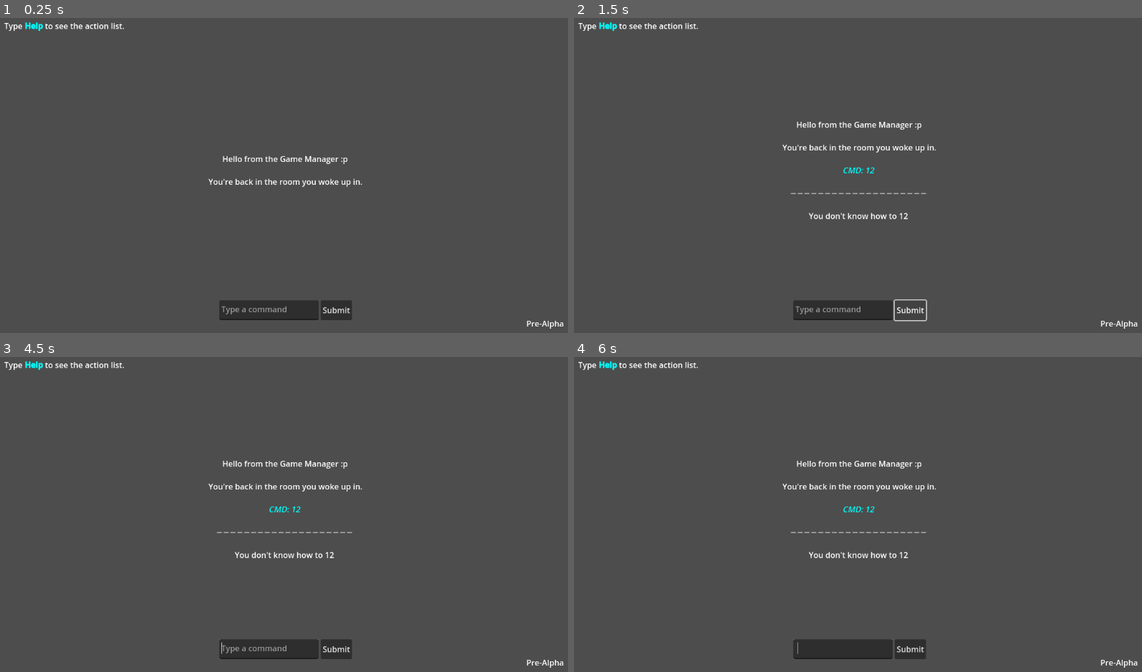
Above: before the commit, frames 1-4 (two rows, left to right).
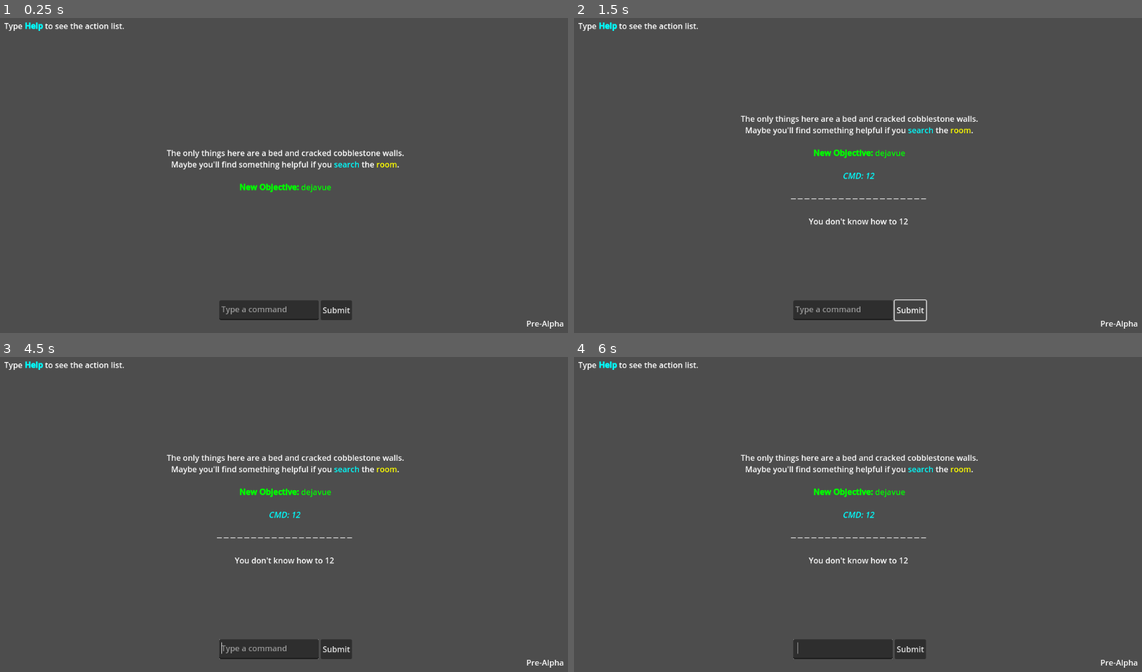
Above: after the commit, the same moments.

Repository: Uraxii/mouse
Game: Godot game, scene res://scenes/main.tscn
Two runs of this game, one before a commit and one after it. Both use one fixed random seed, a clock stepped at 60 frames per second and the inputs below.
Inputs (mouse positions are in pixels of both pictures, inside the frame that each line leads up to):
- Up to frame 1 (0.25 s): no input
- Up to frame 2 (1.5 s): click (840, 310) at 0.52 s; type "12" at 0.6 s; click "Submit" at 1.25 s
- Up to frame 3 (4.5 s): click "Submit" at 2 s; click "Submit" at 2.75 s; tap Enter at 3.5, 3.6 s; move the mouse to (284, 514) at 3.52 s; click (284, 514) at 3.67 s; tap Space at 4.25 s; move the mouse to (266, 649) at 4.27 s; tap Keypad Enter at 4.35 s; click (266, 649) at 4.42 s
- Up to frame 4 (6 s): tap Enter at 5, 5.1 s; move the mouse to (914, 445) at 5.02 s; click (914, 445) at 5.17 s; tap Space at 5.75 s; move the mouse to (829, 580) at 5.77 s; tap Keypad Enter at 5.85 s; click (829, 580) at 5.92 s

The runs differ from the first frame. In frame 1, 1.5% of the frame differs, in the area x 29-72%, y 41-56%; in frame 2, 2.1%, in the area x 29-72%, y 30-66%; in frame 3, 2.1%; in frame 4, 2.1%.
Error in both runs: Invalid access of index '0' on a base object of type: 'PackedStringArray'. (res://scripts/globals/interface/command_input.gd:29)

Commit message:
Fixed some new bugs

Diff:
--- a/resources/maps/m1/rooms/m1_r1.tres
+++ b/resources/maps/m1/rooms/m1_r1.tres
@@ -19,9 +19,9 @@
 script = ExtResource("1_e3sk3")
 id = 0
 display_name = "Bedroom"
-description = "The only things here are a bed and cracked cobblestone walls.
+description = "You're back in the room you woke up in."
+entrance_text = "The only things here are a bed and cracked cobblestone walls.
 Maybe you'll find something helpful if you [color=cyan]search[/color] the [color=yellow]room[/color]."
-entrance_text = "You're back in the room you woke up in."
 empty_room_text = "There's nothing here besides dust and an uneasy feeling."
 search_text = "The room is musty... and humid... some ground water seeps through the stone walls."
 connections = Array[int]([])
--- a/scripts/globals/event_manager.gd
+++ b/scripts/globals/event_manager.gd
@@ -1,4 +1,3 @@
-# scripts/globals/event_manager.gd
 class_name EventManager
 
 var max_history_size := 100
@@ -132,6 +131,8 @@
 
     if player.add_item(item):
         signals.message.emit("The [color=yellow]%s[/color] was placed into your bag." % item.get_display_name())
+        # Emit objective progress for pickup actions
+        signals.objective_progress.emit("pickup", target_str)
     else:
         # Put it back if we couldn't add it
         player.current_room.drop_item(item)
@@ -141,11 +142,14 @@
     if not target_str or target_str.to_lower() == "room":
         if player.current_room:
             signals.message.emit(player.current_room.search())
+            # Emit objective progress for search actions
+            signals.objective_progress.emit("search", "room")
         return
 
     var target = _find_target(target_str)
     if target and target.has_method("search"):
         signals.message.emit(target.search())
+        signals.objective_progress.emit("search", target_str)
     else:
         signals.message.emit("Cannot search that!")
 
@@ -175,6 +179,9 @@
     var result = item.use_on(target, player)
     signals.message.emit(result)
 
+    # Emit objective progress for use actions
+    signals.objective_progress.emit("use", item_name + " on " + target_name)
+
 func go_through(target_str: String) -> void:
     if not target_str:
         signals.message.emit("Go through what?")
--- a/scripts/globals/game_manager.gd
+++ b/scripts/globals/game_manager.gd
@@ -101,7 +101,7 @@
 
 #region Private Functions
 func _on_start_game() -> void:
-    Global.signals.message.emit("Hello from the Game Manager :p")
+    # Global.signals.message.emit("Hello from the Game Manager :p")
 
     # Load the main map
     var main_map_resource = preload("res://resources/maps/m1/m1.tres")
@@ -140,4 +140,9 @@
     if current_map:
         var stats = current_map.get_map_stats()
         print_debug("Map Stats: %s" % str(stats))
+
+        # Load objectives from the map
+        if current_map.map_data and current_map.map_data.objectives.size() > 0:
+            Global.objectives.load_map_objectives(current_map.map_data.objectives)
+            print_debug("Loaded %d objectives from map" % current_map.map_data.objectives.size())
 #endregion
--- a/scripts/map_node.gd
+++ b/scripts/map_node.gd
@@ -1,5 +1,4 @@
-# scripts/nodes/map_node.gd - Updated to load room scenes
-class_name MapNode extends Node2D
+class_name MapNode extends Node
 
 @export var map_data: Map
 @export var time_remaining: int = 100
--- a/scripts/room_node.gd
+++ b/scripts/room_node.gd
@@ -41,13 +41,16 @@
     for child in inventory_container.get_children():
         if child is ItemNode and child.get_display_name().to_lower() == item_name.to_lower():
             if child.can_be_picked_up():
-                child.reparent(null)  # Remove from room
+                # Remove from parent instead of reparenting to null
+                child.get_parent().remove_child(child)
                 return child
     return null
 
 func drop_item(item_node: ItemNode) -> void:
-    if item_node:
-        item_node.reparent(inventory_container)
+    if item_node and inventory_container:
+        # Only add as child if it doesn't already have this as a parent
+        if item_node.get_parent() != inventory_container:
+            inventory_container.add_child(item_node)
 
 func get_items() -> Array[ItemNode]:
     var items: Array[ItemNode] = []
